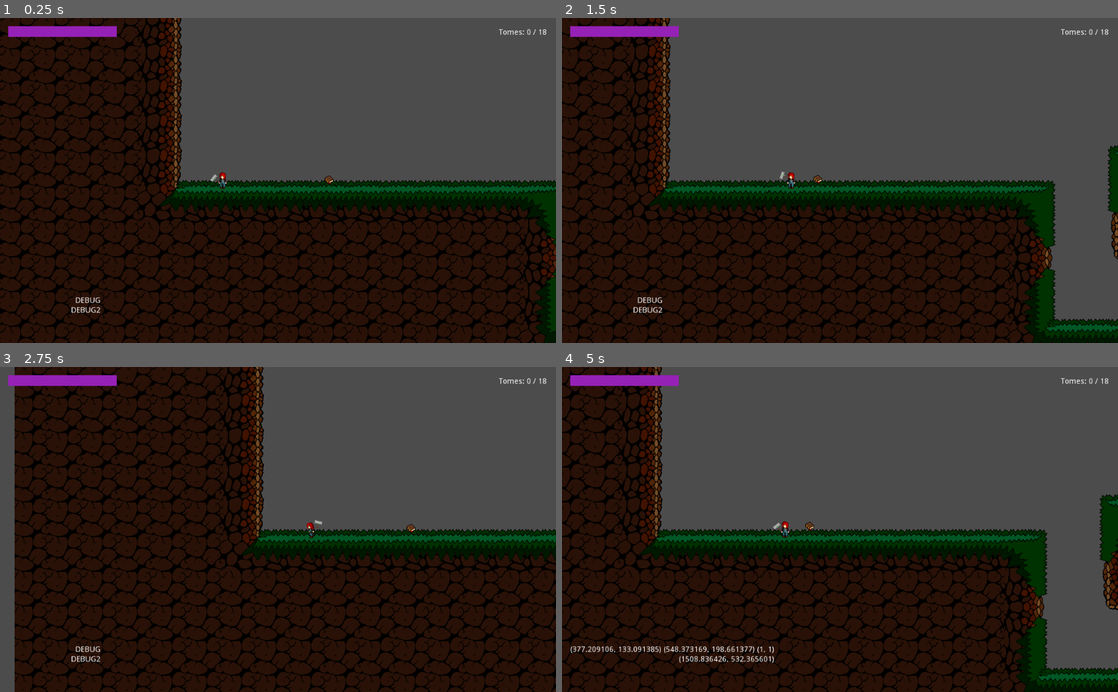
Above: before the commit, frames 1-4 (two rows, left to right).
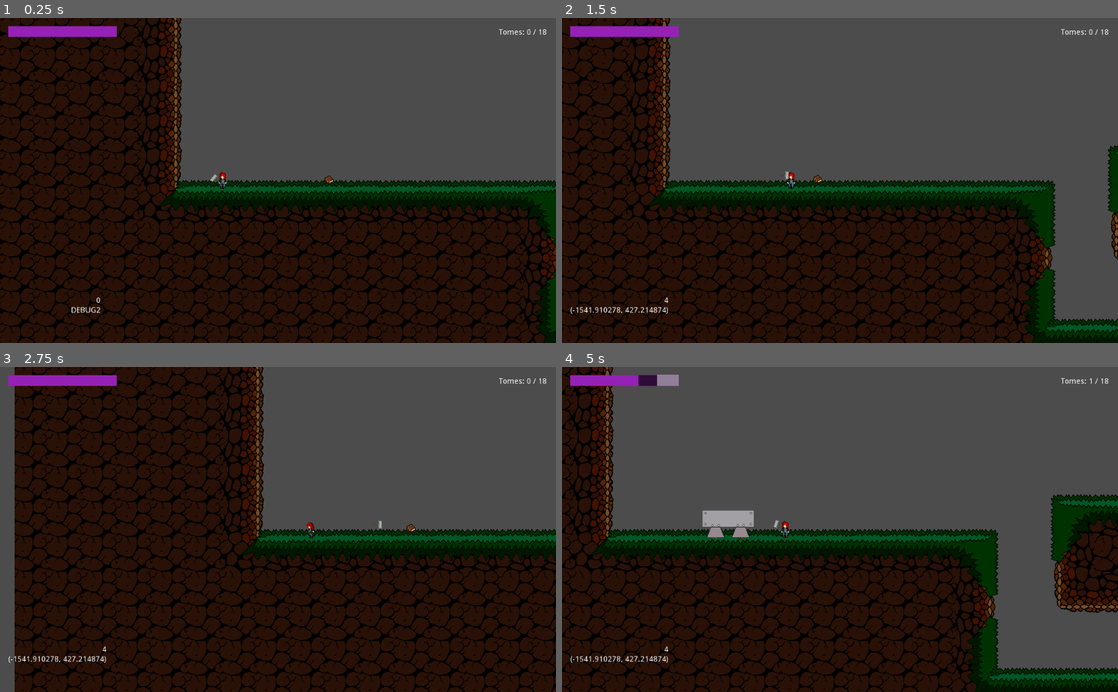
Above: after the commit, the same moments.

Repository: Jantho1990/Hammertime-Prototype
Game: Godot game, scene res://screens/GameScreen.tscn
The game is run twice, just before and just after one commit, with the same random seed, the same clock (stepped at 60 frames per second) and the same inputs.
Inputs (mouse positions are in pixels of both pictures, inside the frame that each line leads up to):
- Up to frame 1 (0.25 s): no input
- Up to frame 2 (1.5 s): tap Enter (ui_accept) at 0.5, 0.77 s; move the mouse to (962, 164) at 0.52 s; hold D (ui_right) 0.53-1.25 s; click (962, 164) at 0.6 s; drag from (728, 196) to (595, 31) at 1.27 s
- Up to frame 3 (2.75 s): move the mouse to (333, 458) at 2.02 s; hold A (ui_left) from 2.03 s (still down); tap Q (delete_construct) at 2.1 s
- Up to frame 4 (5 s): release A (ui_left) at 2.75 s; drag from (812, 594) to (628, 383) at 2.77 s; move the mouse to (1006, 578) at 3.52 s; hold D (ui_right) 3.53-4.25 s; right-click (1006, 578) at 3.6 s; tap Enter (ui_accept) at 3.77 s; drag from (673, 480) to (667, 380) at 4.27 s

The runs differ from the first frame. In frame 1, less than 0.1% of the frame differs, in the area x 13-18%, y 85-88%; in frame 2, 0.3%; in frame 3, 0.3%; in frame 4, 29%, in the area x 0-100%, y 0-100%.

Commit message:
starting implementation of normal melee

Diff:
--- a/entities/weapon/HammerWeapon.gd
+++ b/entities/weapon/HammerWeapon.gd
@@ -6,7 +6,8 @@
   HOLDING,
   THROWING,
   SUSPENDING,
-  RETURNING
+  RETURNING,
+  MELEE
 }
 
 var current_throw_state = throw_state.HOLDING setget set_throw_state
@@ -17,6 +18,9 @@
 var returning = false
 var throw_acceleration = 1
 var throw_max_speed = 1600
+var melee_range = 50
+var melee_charge_delay = 1
+var charge_delay_active = false
 var throw_range = 400
 var throw_travel_distance = 0
 var thrown_dir = dir
@@ -30,10 +34,12 @@
 
 onready var parent = get_parent()
 onready var throwTween = $ThrowTween
+onready var MeleeChargeDelay = $MeleeChargeDelay
 
 # Called when the node enters the scene tree for the first time.
 func _ready():
   GlobalSignal.listen('teleport', self, '_on_Teleport')
+  MeleeChargeDelay.connect('timeout', self, '_on_Melee_charge_delay_timeout')
 
 
 # Called every frame. 'delta' is the elapsed time since the previous frame.
@@ -45,7 +51,7 @@
   cursor_position = get_local_mouse_position()
   # cursor_position = get_global_mouse_position()
   # GlobalSignal.dispatch('debug_label2', { 'text': dir })
-  # GlobalSignal.dispatch('debug_label', { 'text': current_throw_state })
+  GlobalSignal.dispatch('debug_label', { 'text': current_throw_state })
   # GlobalSignal.dispatch('debug_label2', { 'text': current_throw_state })
   # GlobalSignal.dispatch('debug_label2', { 'text': $ThrowTween.is_active() })
   match current_throw_state:
@@ -55,6 +61,8 @@
       handle_throw_state_suspending()
     throw_state.RETURNING:
       handle_throw_state_returning()
+    throw_state.MELEE:
+      handle_throw_state_melee()
     throw_state.HOLDING, _:
      handle_throw_state_holding()
 
@@ -75,6 +83,10 @@
     current_throw_state == throw_state.HOLDING:
       current_throw_state = throw_state.THROWING
 
+  if Input.is_action_just_pressed('weapon_melee') or \
+    Input.is_action_pressed('weapon_melee'):
+      current_throw_state = throw_state.MELEE
+
 func handle_throw_state_throwing():
   rotation_degrees += rotation_force_deg * dir.x
 
@@ -93,6 +105,16 @@
 func handle_throw_state_returning():
   rotation_degrees += rotation_force_deg * thrown_dir.x
   tween_return()
+
+func handle_throw_state_melee():
+  var charging = !Input.is_action_just_pressed('weapon_melee') and \
+    !charge_delay_active
+
+  if not charging:
+    melee_normal()
+  else:
+    breakpoint
+    pass
 
 func throw_weapon():
   throwing = true
@@ -101,16 +123,29 @@
   throw_target_position.rotated(throw_target_position.angle() - throw_target_position.angle())
   $Sprite.rotation = 0
   # throw_target_position = (global_position + (Vector2(throw_range, 0) * thrown_dir)).rotated(global_position.angle_to_point(cursor_position))
-  var tvec = (position + cursor_position).normalized() * throw_range # * thrown_dir
-  throw_target_position = global_position + tvec
-  GlobalSignal.dispatch('debug_label', { 'text': String(tvec) + ' ' + String(cursor_position) + ' ' + String(thrown_dir) })
-  GlobalSignal.dispatch('hammer_thrown', { 'hammer': self })
+  # var tvec = (position + cursor_position).normalized() * throw_range # * thrown_dir
+  # throw_target_position = global_position + tvec
+  # GlobalSignal.dispatch('debug_label', { 'text': String(tvec) + ' ' + String(cursor_position) + ' ' + String(thrown_dir) })
+  calculate_throw_target('throw')
+  release_weapon()
   calculate_motion()
   motion = move_and_slide(motion, UP)
 
 func update_thrown_weapon():
   calculate_motion()
   motion = move_and_slide(motion, UP)
+
+func release_weapon():
+  GlobalSignal.dispatch('hammer_thrown', { 'hammer': self })
+
+func calculate_throw_target(throw_type = 'throw'):
+  var distance
+  match throw_type:
+    'throw': distance = throw_range
+    'melee':   distance = melee_range
+
+  var tvec = (position + cursor_position).normalized() * distance
+  throw_target_position = global_position + tvec
 
 func calculate_motion():
   var motion_velocity = throw_max_speed * __delta
@@ -191,3 +226,22 @@
 func set_throw_state(value):
   if throw_state.has(value):
     current_throw_state = throw_state[value]
+
+func melee_normal():
+  if not throwing:
+    throwing = true
+    calculate_throw_target('melee')
+    release_weapon()
+    calculate_motion()
+  else:
+    update_thrown_weapon()
+
+  if collision_detected() or throw_travel_distance == melee_range:
+    current_throw_state = throw_state.RETURNING
+
+func start_melee_charge_delay():
+  MeleeChargeDelay.start(melee_charge_delay)
+  charge_delay_active = true
+
+func _on_Melee_charge_delay_timeout():
+  charge_delay_active = false
--- a/entities/weapon/HammerWeapon.tscn
+++ b/entities/weapon/HammerWeapon.tscn
@@ -53,3 +53,5 @@
 [node name="ThrowTween" type="Tween" parent="."]
 
 [node name="ReturnTween" type="Tween" parent="."]
+
+[node name="MeleeChargeDelay" type="Timer" parent="."]
